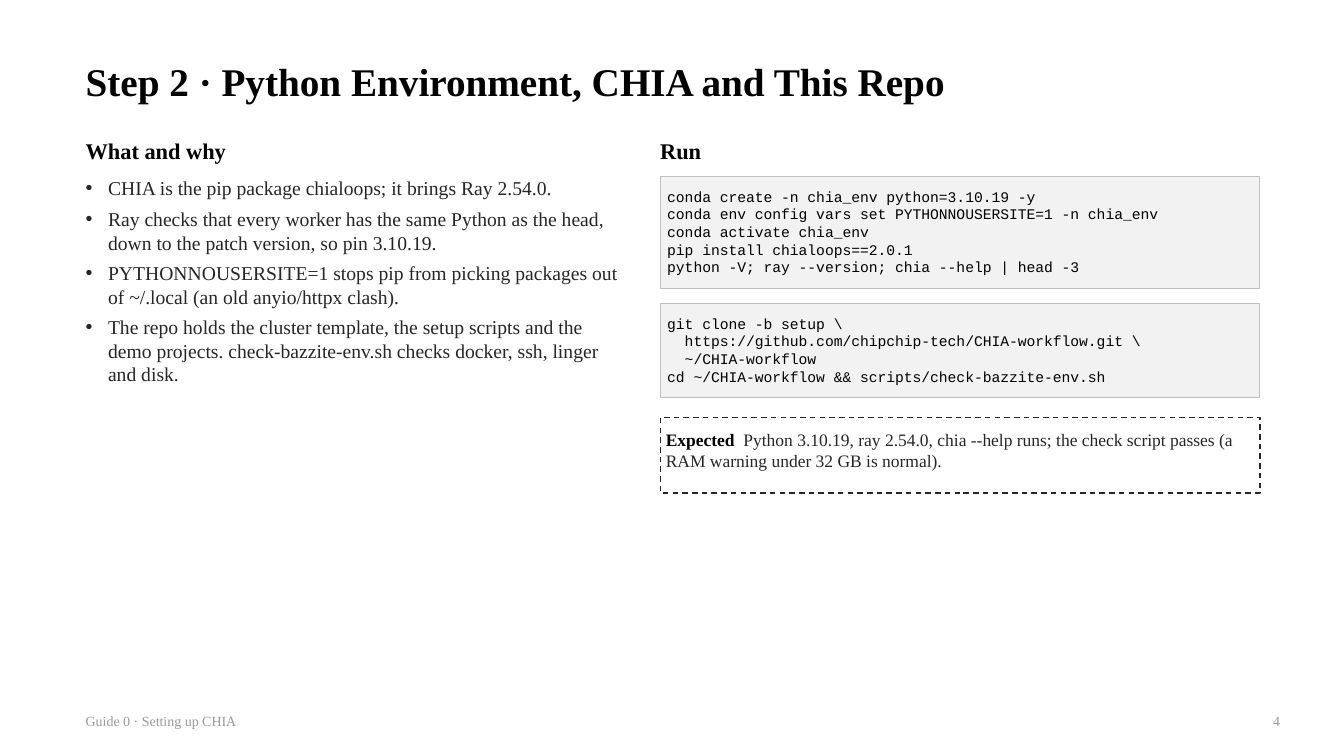
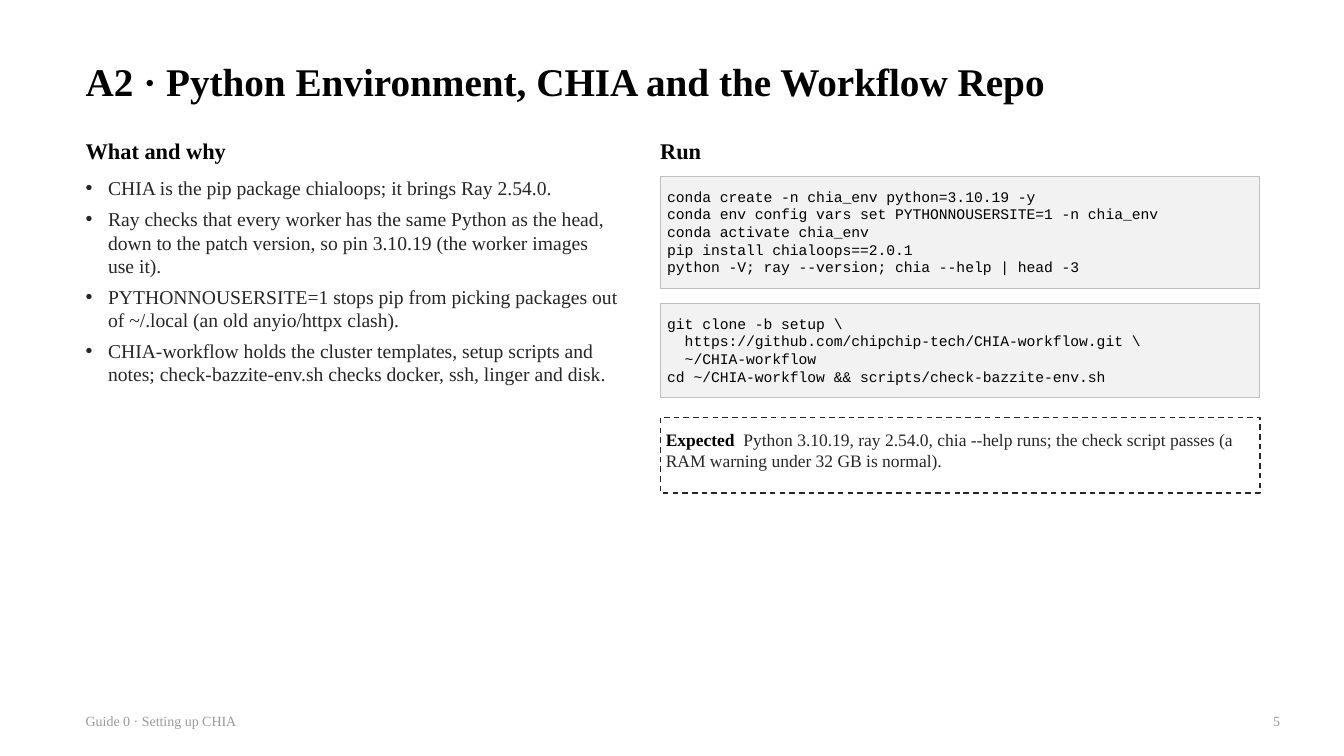
Before and after one commit to chipchip-tech/CHIA-workflow, a slide deck: slide 5 of projects/demo-alu/report/guides/0_Setup.pptx (slide 4 before the commit). Drawn at 1344x756 pixels with LibreOffice and Linux fonts; fonts in the diff are those of the drawing. Boxes give left, top, right and bottom in pixels: in the first picture for what was removed or moved away, otherwise in the second. Text is boxed around its words. In the diff, an @@ line names an element or a change of style, - is before the commit and + after.

```diff
--- a/projects/demo-alu/report/guides/0_Setup.pptx
+++ b/projects/demo-alu/report/guides/0_Setup.pptx
@@ text at (x1=86, y1=68, x2=1045, y2=103): text changed @@
-Step 2 · Python Environment, CHIA and This Repo
+A2 · Python Environment, CHIA and the Workflow Repo
@@ text at (x1=108, y1=212, x2=604, y2=277): text changed @@
-• Ray checks that every worker has the same Python as the head, down to the patch version, so pin 3.10.19.
+• Ray checks that every worker has the same Python as the head, down to the patch version, so pin 3.10.19 (the worker images use it).
@@ text at (x1=108, y1=344, x2=606, y2=386): text changed @@
-• The repo holds the cluster template, the setup scripts and the demo projects. check-bazzite-env.sh checks docker, ssh, linger and disk.
+• CHIA-workflow holds the cluster templates, setup scripts and notes; check-bazzite-env.sh checks docker, ssh, linger and disk.
@@ text at (x1=1273, y1=717, x2=1280, y2=726): text changed @@
-4
+5
```
Also in this commit, not shown: 6 other slides changed, 6 slides added, 4 slides removed, 4 other files.
